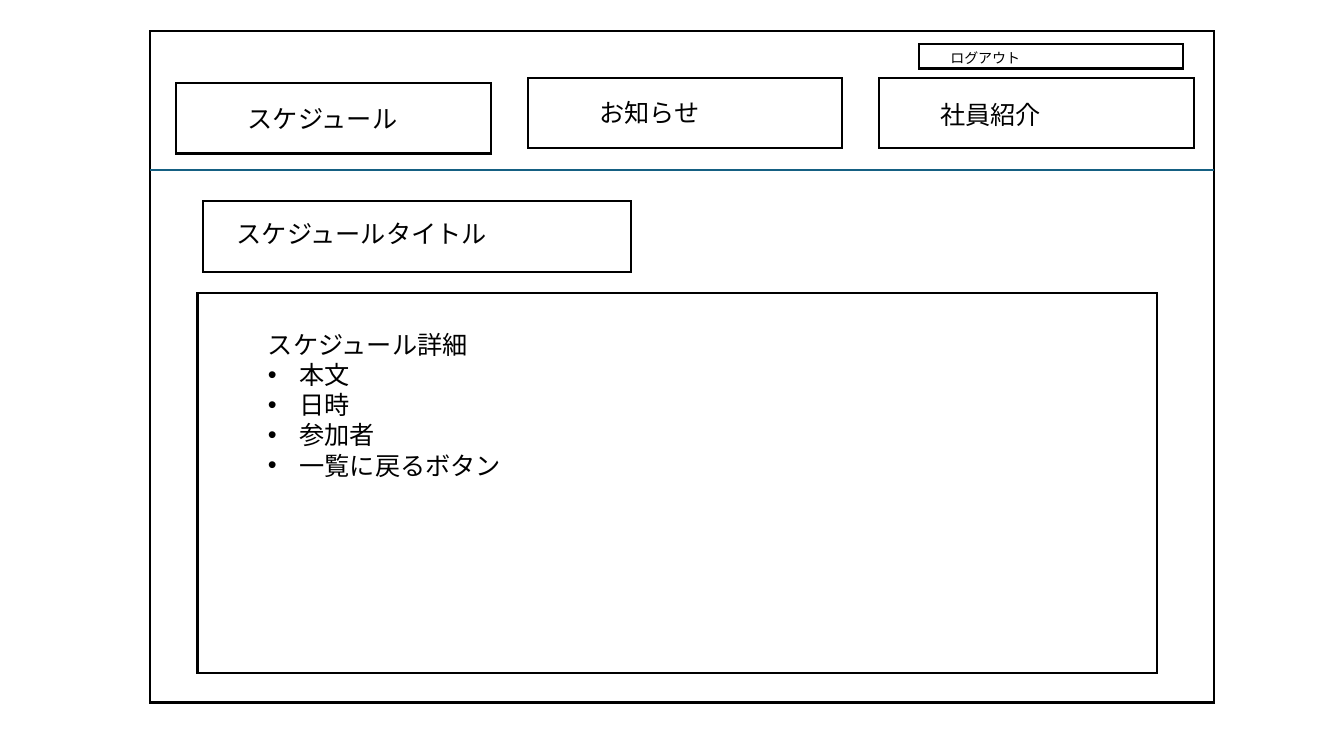
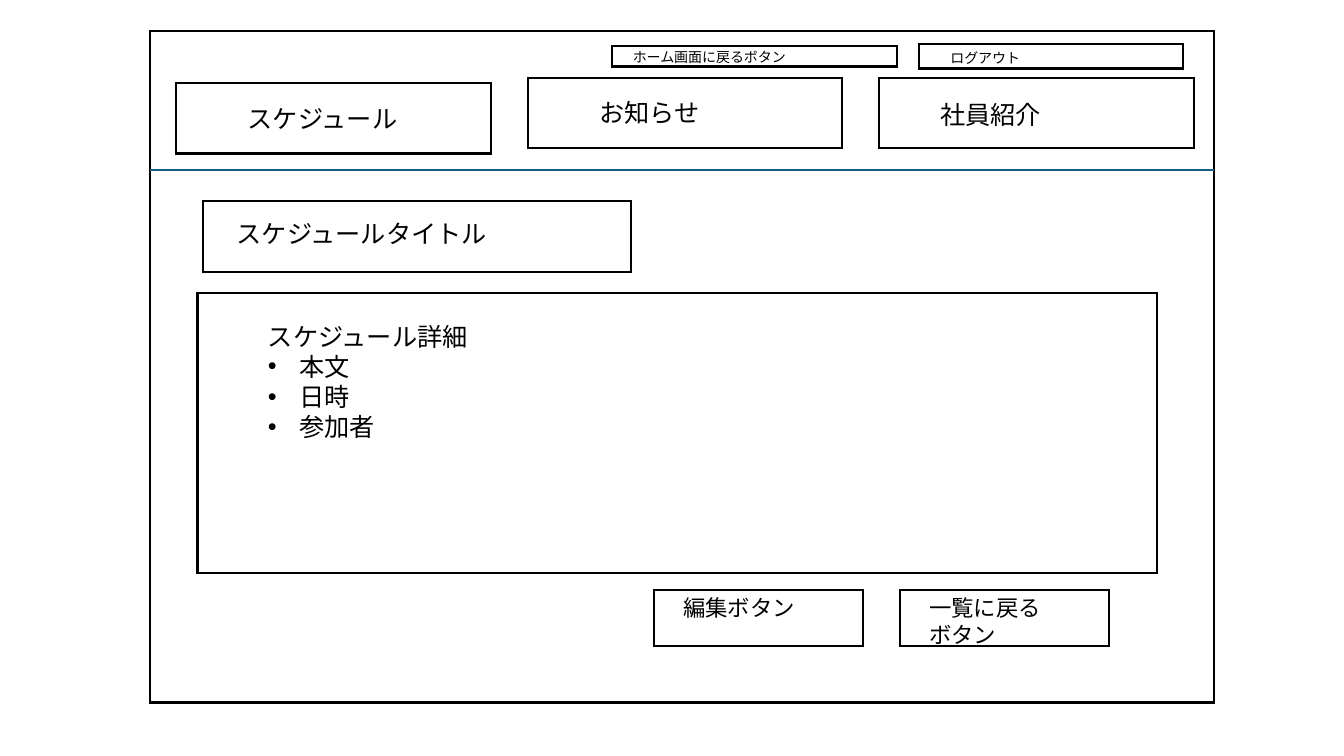
Before and after one commit to username123-debug/office-front, a slide deck: slide 5 of 画面デザイン.pptx (slide 4 before the commit). Drawn at 1344x756 pixels with LibreOffice and Linux fonts; fonts in the diff are those of the drawing. Boxes give left, top, right and bottom in pixels: in the first picture for what was removed or moved away, otherwise in the second. Text is boxed around its words. In the diff, an @@ line names an element or a change of style, - is before the commit and + after.

Commit message:
画面デザインを更新（編集中）

```diff
--- a/画面デザイン.pptx
+++ b/画面デザイン.pptx
@@ rectangle added at [612, 45, 897, 67], fill #FFFFFF, outline #000000 1.5 pt @@
@@ text added at [633, 50, 786, 66], 10 pt, text #000000 @@
+ホーム画面に戻るボタン
@@ rectangle: place and size @@
-rectangle at [198, 292, 1157, 673]
+rectangle at [198, 292, 1157, 573]
@@ text "スケジュール詳細": place and size @@
-text "スケジュール詳細" at [268, 333, 501, 477]
+text "スケジュール詳細" at [268, 325, 468, 438]
@@ text at [299, 454, 501, 477]: paragraph removed @@
-• 一覧に戻るボタン
@@ rectangle added at [654, 590, 863, 646], fill #FFFFFF, outline #000000 1.5 pt @@
@@ text added at [683, 597, 795, 618], 16 pt, text #000000 @@
+編集ボタン
@@ rectangle added at [900, 590, 1109, 646], fill #FFFFFF, outline #000000 1.5 pt @@
@@ text added at [929, 597, 1041, 647], 16 pt, text #000000 @@
+一覧に戻るボタン
```
Also in this commit, not shown: 7 other slides changed, 3 slides added.
